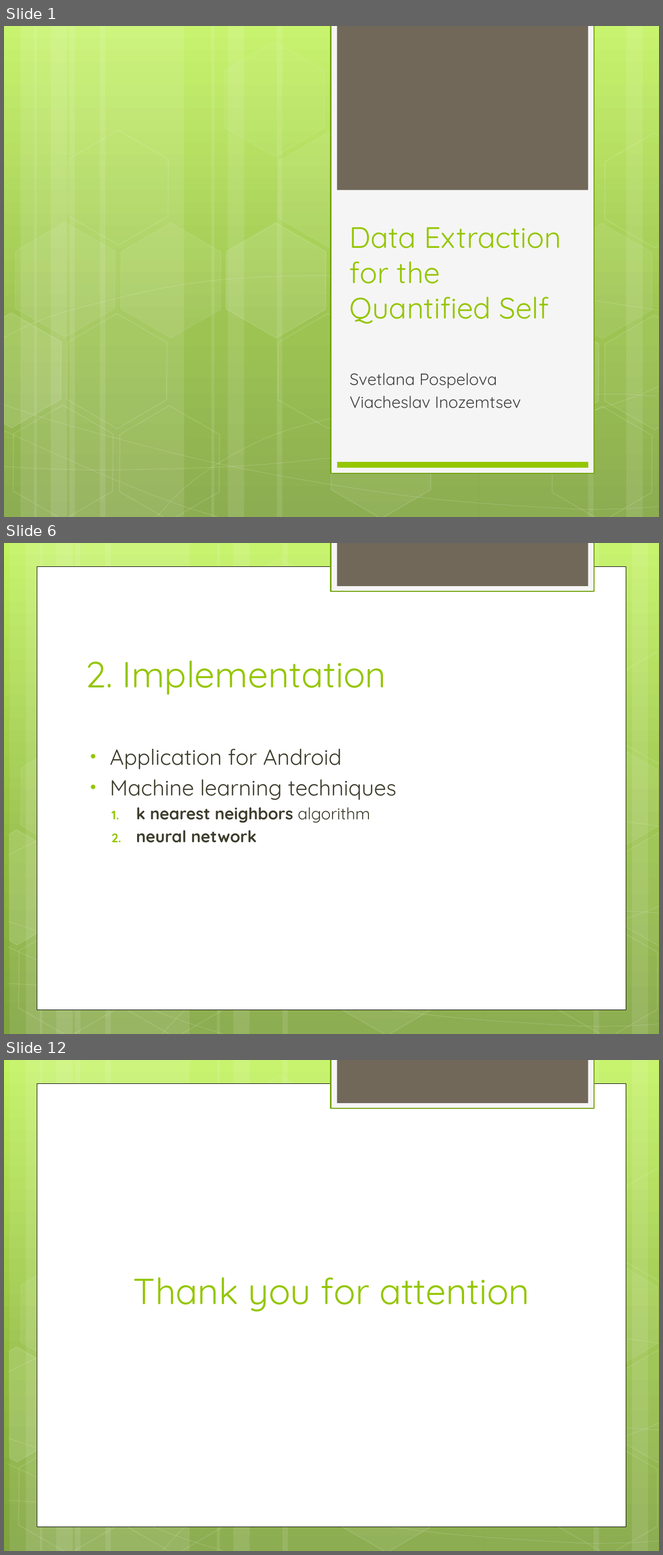
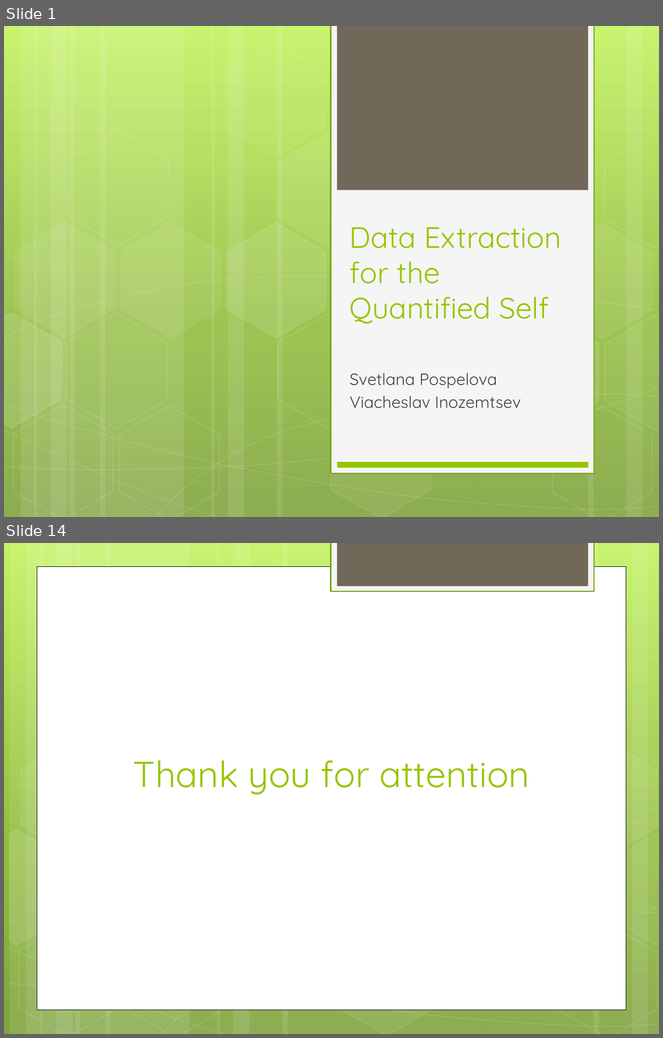
Before and after one commit to Visorgood/MenthalLab, a slide deck: Docs/Data Extraction for the Quantified Self v2.pptx. Shown one above the other, each under a label of ours: slides 1, 6 and 12 before the commit, slides 1 and 14 after it; the slides between them are not shown. The pictures are 663x1555 and 663x1038 pixels, drawn with LibreOffice and Linux fonts; fonts in the diff are those of the drawing. Boxes give left, top, right and bottom in pixels: in the first picture for what was removed or moved away, otherwise in the second. Text is boxed around its words. In the diff, an @@ line names an element or a change of style, - is before the commit and + after.

```diff
--- a/Docs/Data Extraction for the Quantified Self v2.pptx
+++ b/Docs/Data Extraction for the Quantified Self v2.pptx
@@ slide 6 removed at bbox=[4, 543, 659, 1034], background gradient #C3F35F to #93BF3F to #81A53E; not listed: 31 template elements that a slide beside it also shows @@
@@ title removed at bbox=[85, 661, 386, 695] @@
-2. Implementation
@@ text removed at bbox=[110, 749, 396, 843] @@
-• Application for Android
-• Machine learning techniques
-  1. k nearest neighbors algorithm
-  2. neural network
@@ what was slide 12 is now slide 14 @@
```
Also in this commit, not shown: 8 slides changed, 4 slides added, 1 other slide removed.
